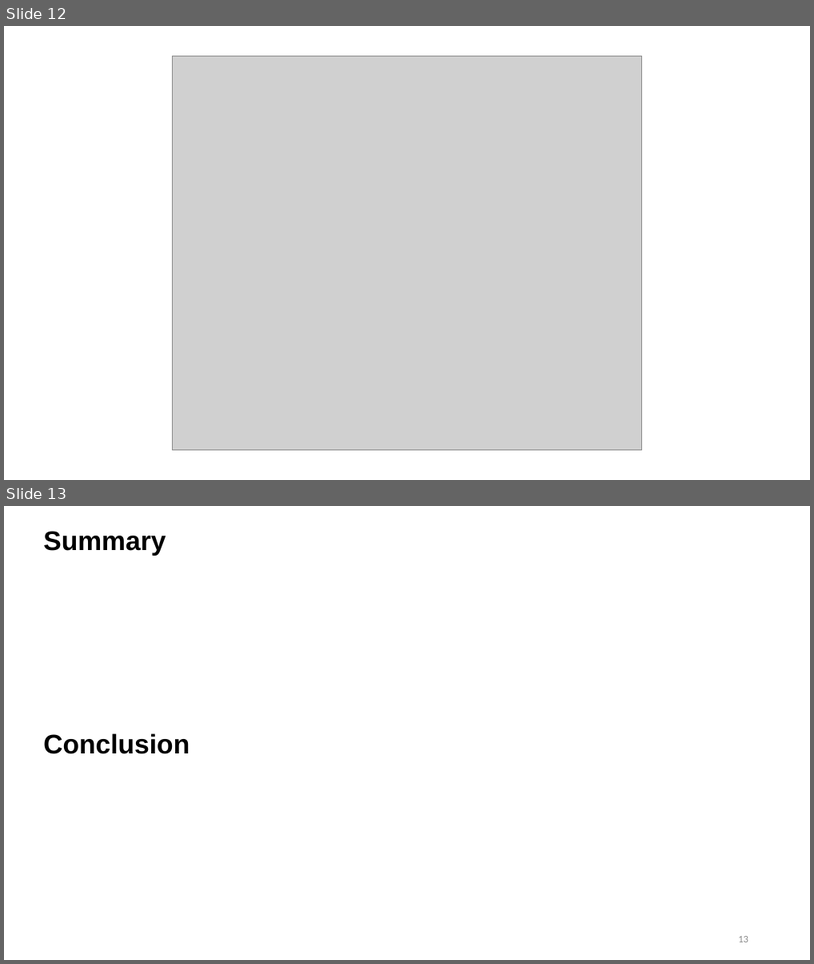
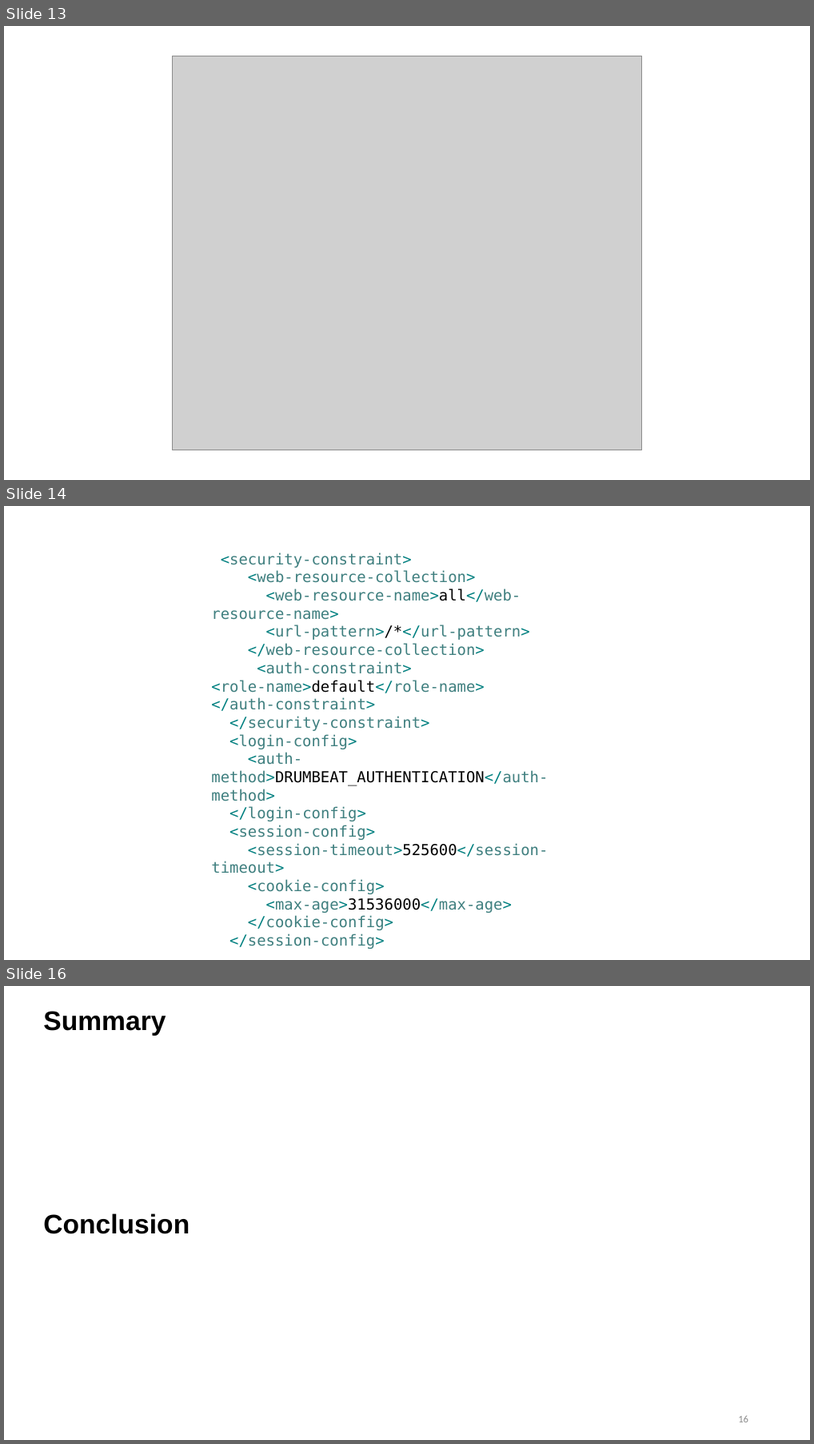
Before and after one commit to jyrkioraskari/ACLWoBD, a slide deck: drumbeat_security/Slides/Presentation_Mars 2017.pptx. Shown one above the other, each under a label of ours: slides 12 and 13 before the commit, slides 13, 14 and 16 after it; the slides between them are not shown. The pictures are 814x964 and 814x1444 pixels, drawn with LibreOffice and Linux fonts; fonts in the diff are those of the drawing; grey boxes stand for pictures. Boxes give left, top, right and bottom in pixels: in the first picture for what was removed or moved away, otherwise in the second. Text is boxed around its words. In the diff, an @@ line names an element or a change of style, - is before the commit and + after.

Commit message:
Slides update

```diff
--- a/drumbeat_security/Slides/Presentation_Mars 2017.pptx
+++ b/drumbeat_security/Slides/Presentation_Mars 2017.pptx
@@ slide 14 added at (x1=4, y1=506, x2=810, y2=960), background #FFFFFF @@
@@ text added at (x1=211, y1=552, x2=549, y2=930), 18 pt, text #3F7F7F @@
+<security-constraint>
+<web-resource-collection>
+<web-resource-name>all</web-resource-name>
+<url-pattern>/*</url-pattern>
+</web-resource-collection>
+<auth-constraint>
+<role-name>default</role-name>
+</auth-constraint>
+</security-constraint>
+<login-config>
+<auth-method>DRUMBEAT_AUTHENTICATION</auth-method>
+</login-config>
+<session-config>
+<session-timeout>525600</session-timeout>
+<cookie-config>
+<max-age>31536000</max-age>
+</cookie-config>
+</session-config>
@@ what was slide 12 is now slide 13 @@
@@ what was slide 13 is now slide 16 @@
@@ page number at (x1=738, y1=1415, x2=749, y2=1422): text changed @@
-13
+16
```
Also in this commit, not shown: 3 other slides added, 1 slide removed.
